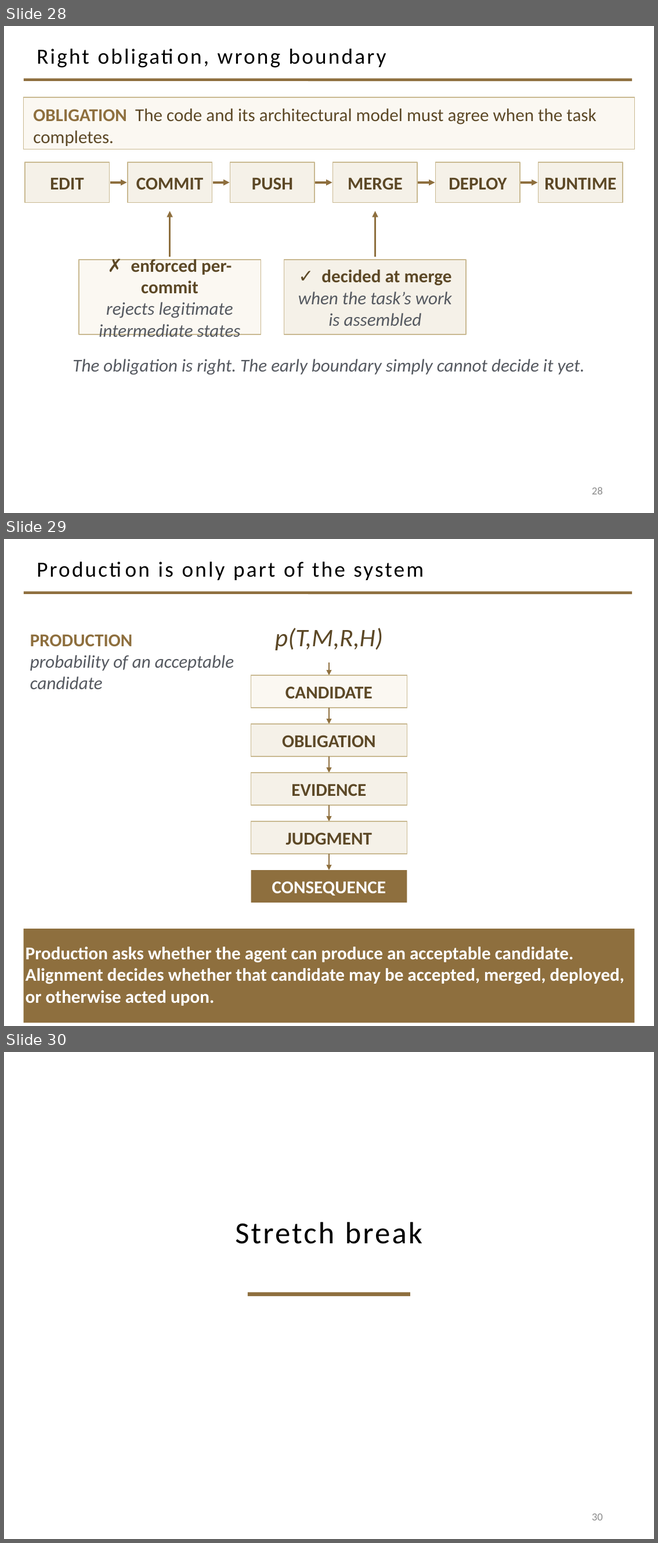
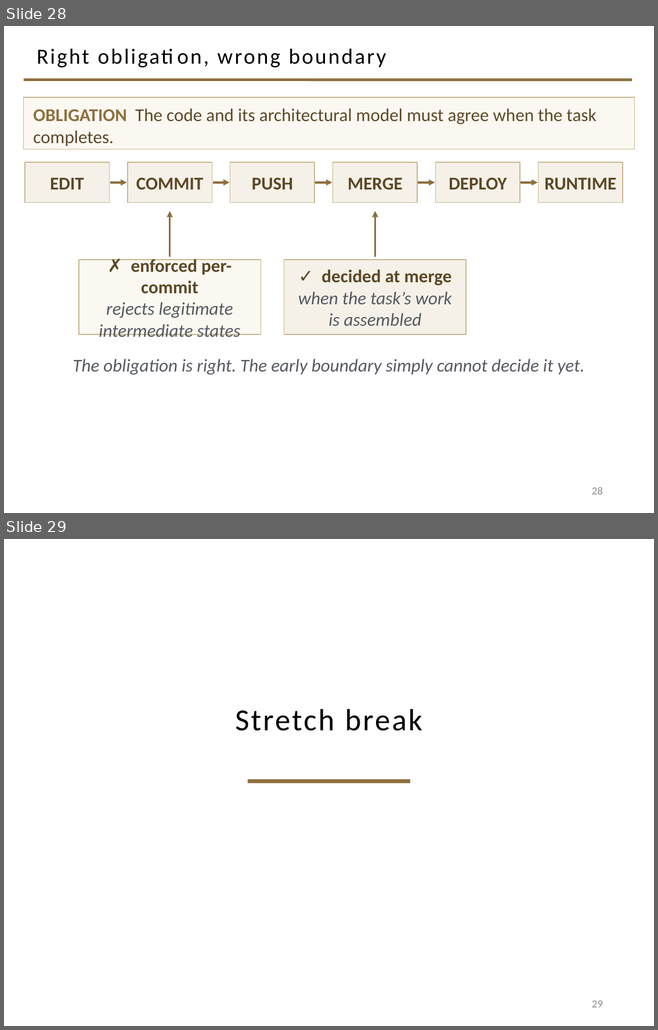
Before and after one commit to davisjam/model-based-agentic-software-engineering, a slide deck: course/lectures/act-2-delegation-and-control/03-alignment/2-3-Alignment.pptx. Shown one above the other, each under a label of ours: slides 28, 29 and 30 before the commit, slides 28 and 29 after it. The pictures are 658x1543 and 658x1030 pixels, drawn with LibreOffice and Linux fonts; fonts in the diff are those of the drawing; background and template pictures are left out. Boxes give left, top, right and bottom in pixels: in the first picture for what was removed or moved away, otherwise in the second. Text is boxed around its words. In the diff, an @@ line names an element or a change of style, - is before the commit and + after.

```diff
--- a/course/lectures/act-2-delegation-and-control/03-alignment/2-3-Alignment.pptx
+++ b/course/lectures/act-2-delegation-and-control/03-alignment/2-3-Alignment.pptx
@@ slide 29 removed at (4,539,654,1026), background #FFFFFF; not listed: 1 template element that a slide beside it also shows @@
@@ title removed at (158,562,423,580) @@
-Production is only part of the system
@@ text removed at (30,634,234,689) @@
-PRODUCTION
-probability of an acceptable candidate
@@ text removed at (275,628,383,650) @@
-p(T,M,R,H)
@@ rectangle removed at (251,675,407,708) @@
-CANDIDATE
@@ arrow removed from (329, 663) to (329, 675) @@
@@ arrow removed from (329, 708) to (329, 724) @@
@@ rectangle removed at (251,724,407,756) @@
-OBLIGATION
@@ arrow removed from (329, 756) to (329, 773) @@
@@ rectangle removed at (251,773,407,805) @@
-EVIDENCE
@@ arrow removed from (329, 805) to (329, 821) @@
@@ rectangle removed at (251,821,407,854) @@
-JUDGMENT
@@ arrow removed from (329, 854) to (329, 870) @@
@@ rectangle removed at (251,870,407,903) @@
-CONSEQUENCE
@@ rectangle removed at (24,929,634,1023) @@
-Production asks whether the agent can produce an acceptable candidate.
-Alignment decides whether that candidate may be accepted, merged, deployed, or otherwise acted upon.
@@ what was slide 30 is now slide 29 @@
@@ page number at (592,1001,603,1008): text changed @@
-30
+29
```
